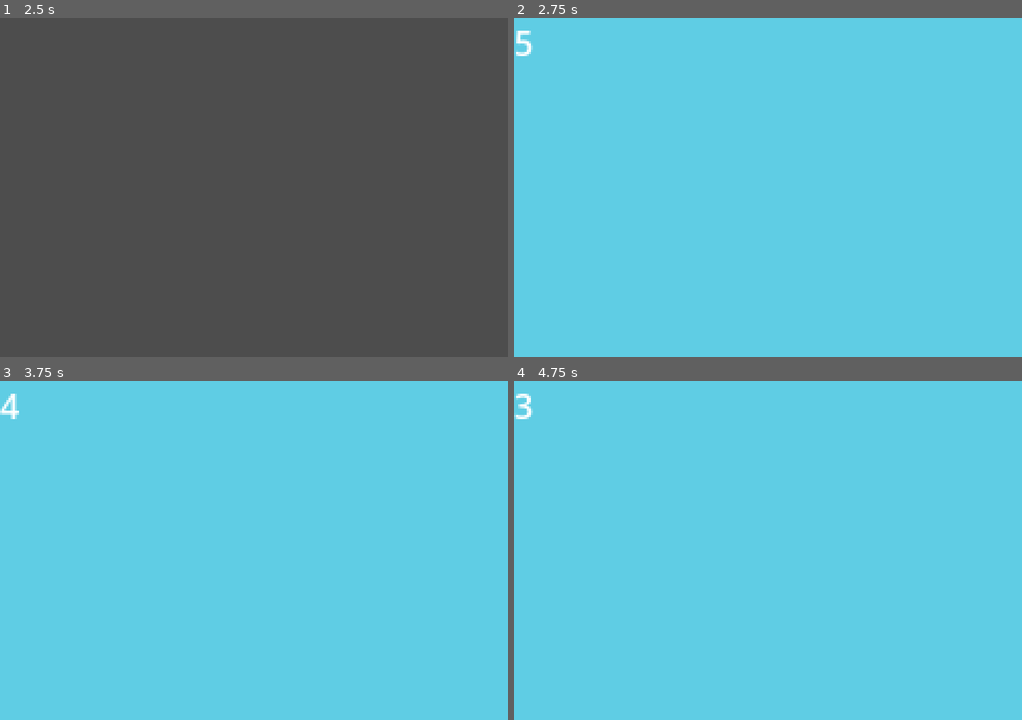
Above: before the commit, frames 1-4 (two rows, left to right).
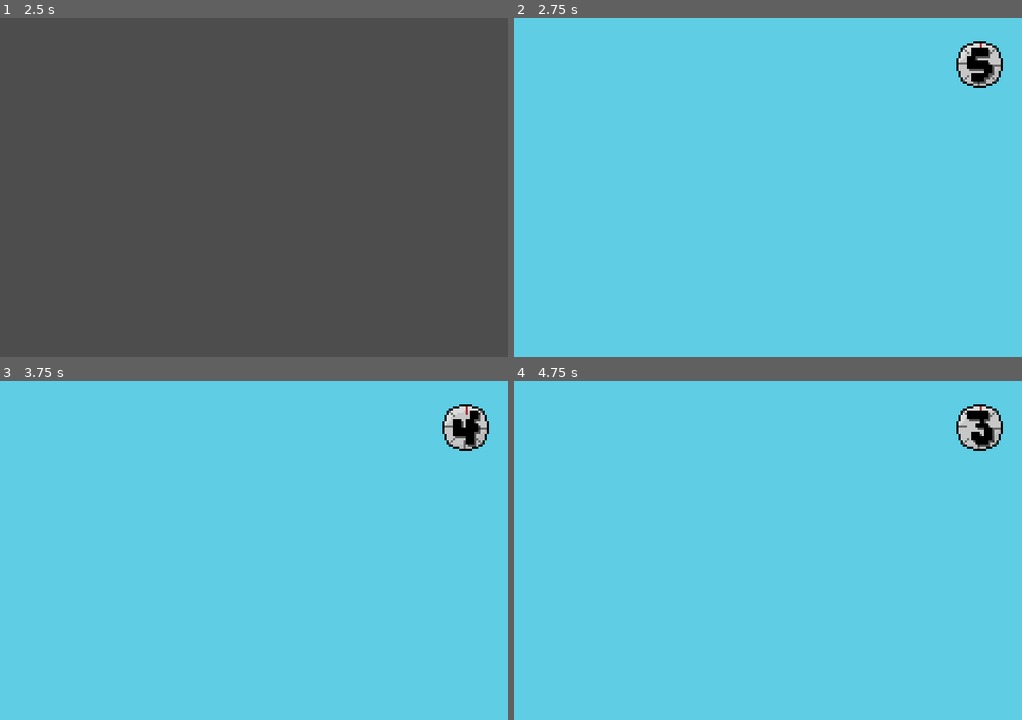
Above: after the commit, the same moments.

Repository: emmetl913/GMTK2024
Game: Godot game, scene res://menus/MainMenu.tscn
Same seed, same stepped clock (60 frames per second), same inputs: the game is played once before the commit and once after it. The engine's default icon, where the game draws it, is replaced by a stand-in: a white triangle on a blue panel in a dark square.
Inputs (mouse positions are in pixels of both pictures, inside the frame that each line leads up to):
- Up to frame 1 (2.5 s): click "Start" at 0.5 s; tap Enter at 1.25 s; move the mouse to (365, 170) at 1.27 s; hold S (S) 1.28-2.03 s; tap Space at 2 s; move the mouse to (152, 204) at 2.02 s; click (152, 204) at 2.1 s; tap S (S) at 2.3 s
- Up to frame 2 (2.75 s): no input
- Up to frame 3 (3.75 s): move the mouse to (304, 475) at 2.77 s; hold S (S) 2.78-3.53 s; tap Enter at 3.5 s; move the mouse to (228, 618) at 3.52 s; tap W (W) at 3.6 s
- Up to frame 4 (4.75 s): tap S (S) at 3.8 s; tap Space at 4.25 s; move the mouse to (920, 601) at 4.27 s; hold S (S) from 4.28 s (still down)

Frame 1 is identical in both runs. In frame 2, 1.2% of the frame differs, in the area x 0-97%, y 3-21%; in frame 3, 1.2%; in frame 4, 1.2%.

Commit message:
Timer label/sprite

Diff:
--- a/worlds/MicroGamePlayer.gd
+++ b/worlds/MicroGamePlayer.gd
@@ -13,7 +13,7 @@
 # Called when the node enters the scene tree for the first time.
 func _ready():
 	loadScenes()
-	$TimerGraphic/Label.visible = false
+	$TimerGraphic.visible = false
 
 	#testing
 
@@ -36,7 +36,7 @@
 	add_child(game_inst, true)
 
 	#Start game timer
-	$TimerGraphic/Label.visible = true
+	$TimerGraphic.visible = true
 	$GameTimer.wait_time = game_inst.getTimer(game_phase)
 	$GameTimer.start()
 
@@ -48,7 +48,7 @@
 		total_wins += 1
 	$InbetweenTimer.start()
 
-	$TimerGraphic/Label.visible = false
+	$TimerGraphic.visible = false
 
 func loseGame():
 	print("Lose game in parent")
@@ -58,7 +58,7 @@
 		total_losses += 1
 	$InbetweenTimer.start()
 
-	$TimerGraphic/Label.visible = false
+	$TimerGraphic.visible = false
 
 
 func _on_game_timer_timeout():
--- a/worlds/MicroGamePlayer.tscn
+++ b/worlds/MicroGamePlayer.tscn
@@ -1,6 +1,15 @@
-[gd_scene load_steps=2 format=3 uid="uid://bs1arsoaxi704"]
+[gd_scene load_steps=5 format=3 uid="uid://bs1arsoaxi704"]
 
 [ext_resource type="Script" path="res://worlds/MicroGamePlayer.gd" id="1_v88o7"]
+[ext_resource type="Texture2D" uid="uid://c4y7fwmphhywq" path="res://assets/Timer/stopwatch.png" id="2_auqqo"]
+[ext_resource type="FontFile" uid="uid://dy03qa2n13w83" path="res://fonts/GrapeSoda.ttf" id="3_adxpj"]
+
+[sub_resource type="LabelSettings" id="LabelSettings_uacp0"]
+font = ExtResource("3_adxpj")
+font_size = 32
+font_color = Color(0, 0, 0, 1)
+shadow_size = 0
+shadow_color = Color(0, 0, 0, 0.580392)
 
 [node name="MicroGamePlayer" type="Node2D"]
 script = ExtResource("1_v88o7")
@@ -18,10 +27,19 @@
 z_index = 10
 
 [node name="Sprite2D" type="Sprite2D" parent="TimerGraphic"]
+texture_filter = 1
+position = Vector2(220, 22)
+texture = ExtResource("2_auqqo")
 
 [node name="Label" type="Label" parent="TimerGraphic"]
-offset_right = 40.0
-offset_bottom = 23.0
+texture_filter = 1
+offset_left = 214.0
+offset_top = 6.0
+offset_right = 228.0
+offset_bottom = 38.0
+pivot_offset = Vector2(6, 16)
+text = "5"
+label_settings = SubResource("LabelSettings_uacp0")
 
 [connection signal="timeout" from="GameTimer" to="." method="_on_game_timer_timeout"]
 [connection signal="timeout" from="InbetweenTimer" to="." method="_on_inbetween_timer_timeout"]
Binary file added: assets/Timer/stopwatch.png
Not shown, added: assets/Timer/stopwatch.png.import
Binary file added: fonts/GrapeSoda.ttf
Not shown, added: fonts/GrapeSoda.ttf.import
